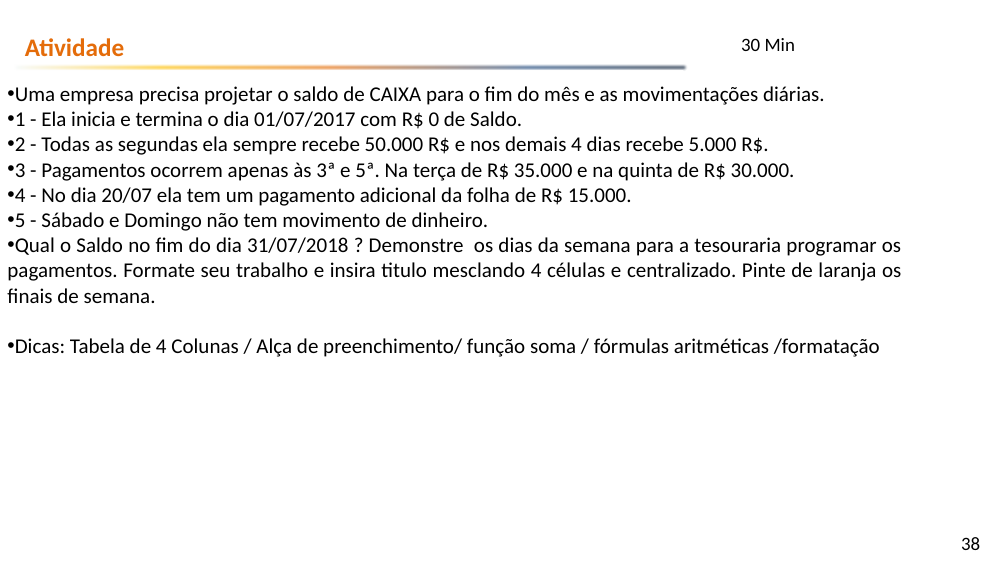
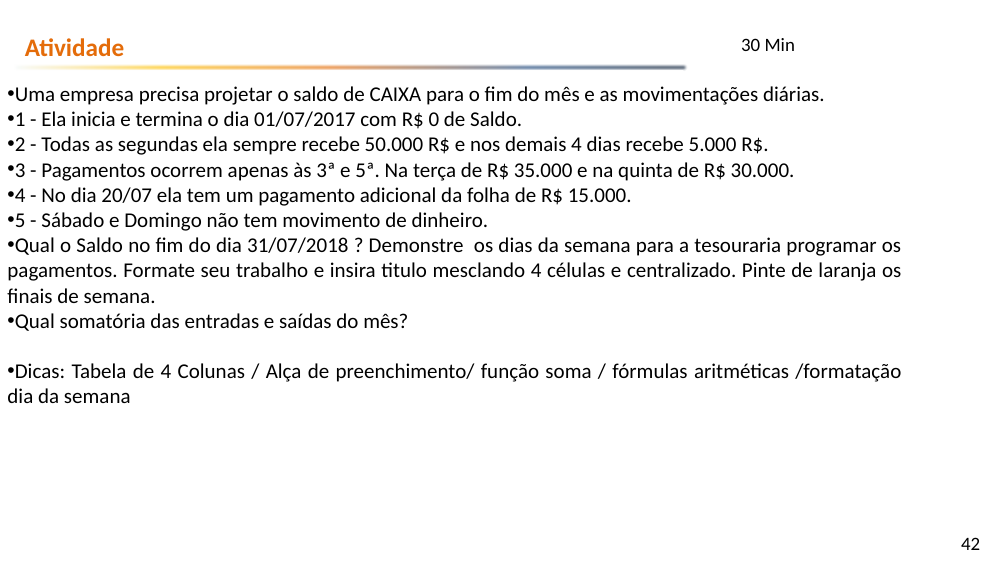
Before and after one commit to emerson-fenrir/Excel_Basico, a slide deck: slide 42 of Professor/Aula3.pptx (slide 38 before the commit). Drawn at 1008x567 pixels with LibreOffice and Linux fonts; fonts in the diff are those of the drawing; background and template pictures are left out. Boxes give left, top, right and bottom in pixels: in the first picture for what was removed or moved away, otherwise in the second. Text is boxed around its words. In the diff, an @@ line names an element or a change of style, - is before the commit and + after.

```diff
--- a/Professor/Aula3.pptx
+++ b/Professor/Aula3.pptx
@@ subtitle at [7,313,901,403]: text changed @@
-• Dicas: Tabela de 4 Colunas / Alça de preenchimento/ função soma / fórmulas aritméticas /formatação
+• Qual somatória das entradas e saídas do mês?
+• Dicas: Tabela de 4 Colunas / Alça de preenchimento/ função soma / fórmulas aritméticas /formatação dia da semana
@@ page number at [961,537,980,550]: text changed @@
-38
+42
```
Also in this commit, not shown: 7 other slides changed, 6 slides added, 57 other files.
